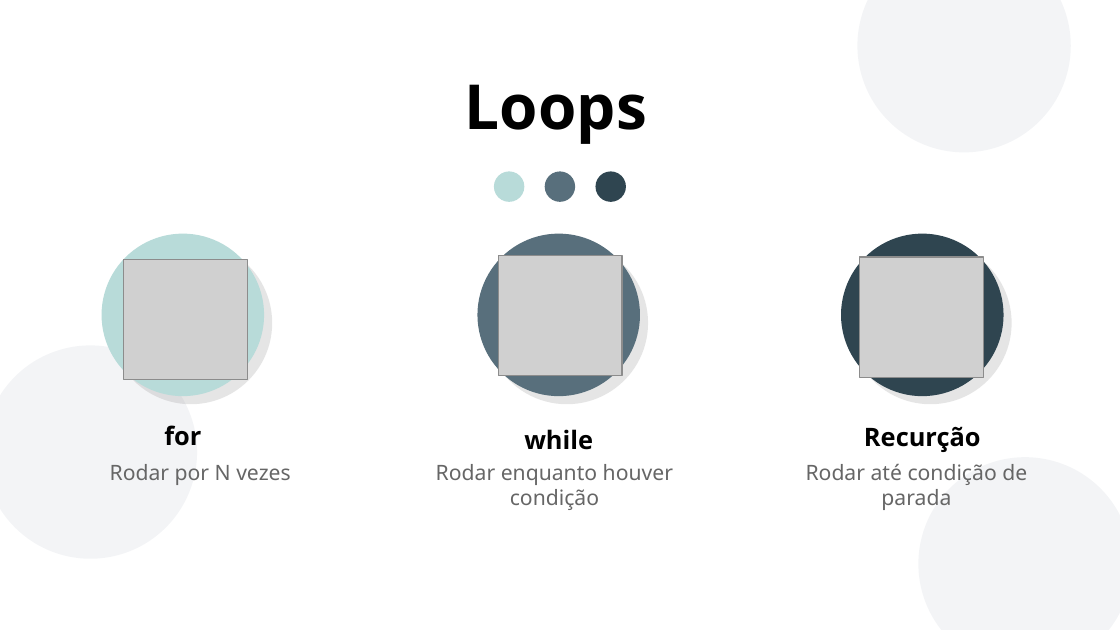
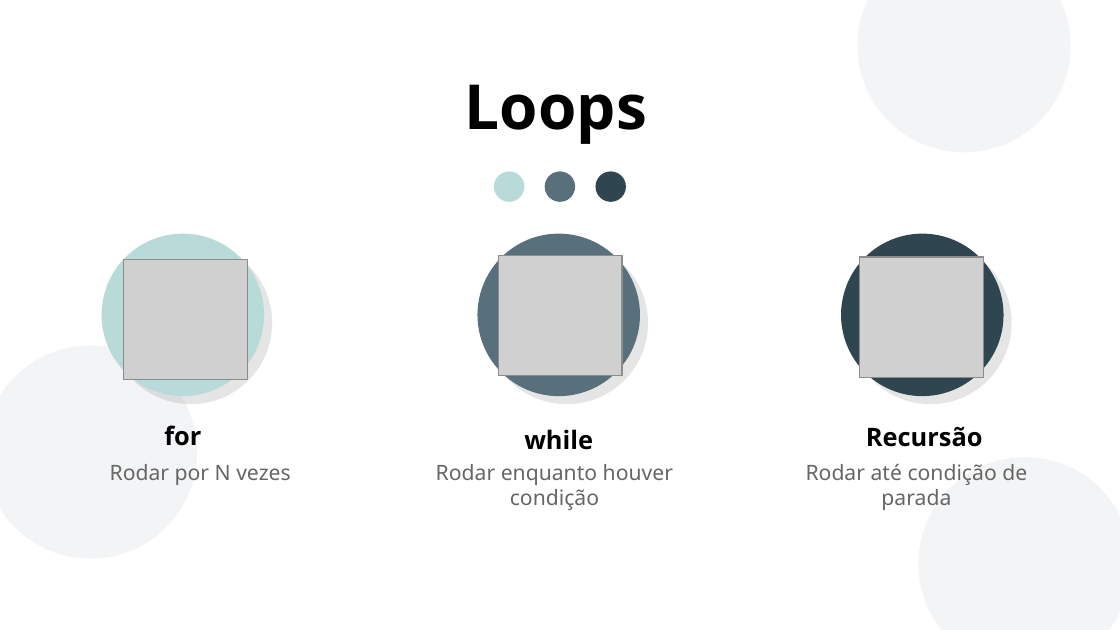
Before and after one commit to R-Stanz/gemp, a slide deck: slide 9 of classes/02-looping_and_conditionals/Aula02.odp. Drawn at 1120x630 pixels with LibreOffice and Linux fonts; fonts in the diff are those of the drawing; grey boxes stand for pictures; background and template pictures are left out. Boxes give left, top, right and bottom in pixels: in the first picture for what was removed or moved away, otherwise in the second. Text is boxed around its words. In the diff, an @@ line names an element or a change of style, - is before the commit and + after.

```diff
--- a/classes/02-looping_and_conditionals/Aula02.odp
+++ b/classes/02-looping_and_conditionals/Aula02.odp
@@ text removed at (864,426,981,452) @@
-Recurção
@@ text added at (866,426,983,447), 18 pt, text #000000, bold @@
+Recursão
```
Also in this commit, not shown: 5 other slides changed, 1 other file.
